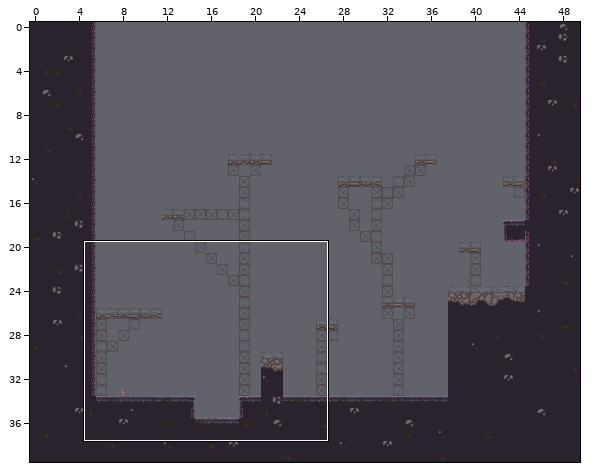
One commit to this Tiled map (JSON): Eudaemon/desktop/out/production/resources/levels/level3.json. The picture above shows the old version from afar; the outline marks the close-up.
Close-up. Before the commit:
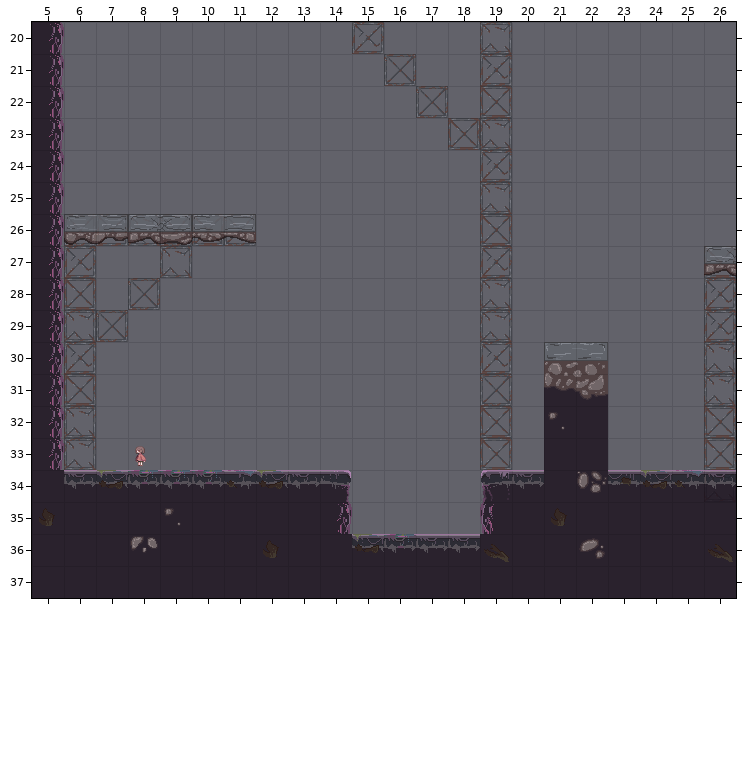
Cells are 32x32 px. Shown: x 5..26, y 20..37. The commit also changed other parts of the map, which this record leaves out.
New version:
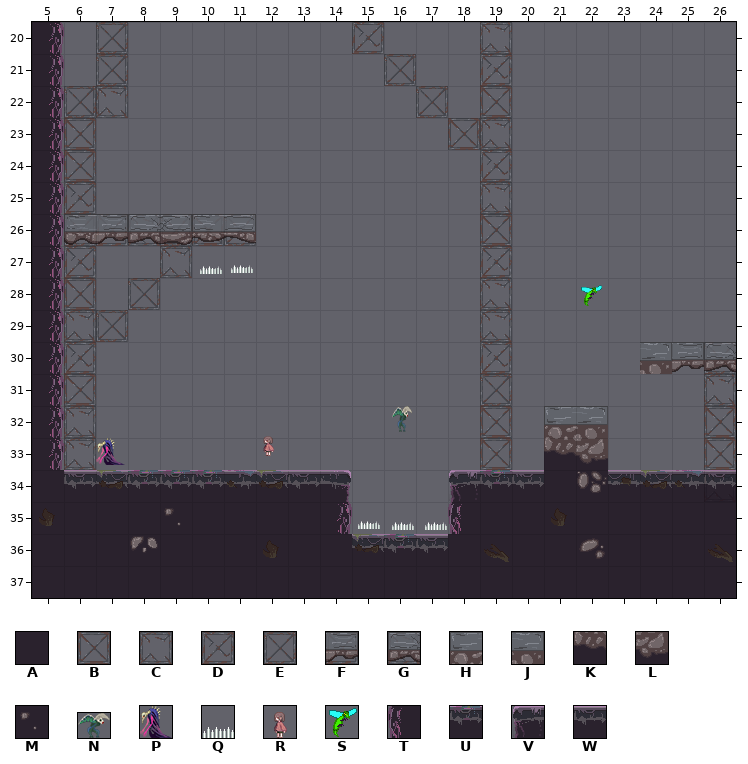
Key: from "Eudaemon Tilleset": A 11 "DeepDirt1x1B", B 19 "Scaffolding1x1A", C 20 "Scaffolding1x1B", D 21 "Scaffolding1x1C", E 22 "Scaffolding1x1D", F 26 "ConcreteNoBottom2x1_2A", G 27 "ConcreteNoBottom2x1_1B", H 31 "ConcreteDirtBottom2x2_1A", J 32 "ConcreteDirtBottom2x2_2A", K 33 "ConcreteDirtBottom2x2_3A", L 34 "ConcreteDirtBottom2x2_4A", M 53 "DeepDirt1x1D", N 80 "flyGuardian", P 83 "goombaTracking", Q 86 "spike", R 87 "momo", S 88 "fly", T 92 "CorruptedLeftA", U 109 "CorruptedTopE", V 118 "CorruptedEndLeftA", W 122 "CorruptedTopA".
_ is an empty cell, . an unchanged one.
Objects are placed by their top-left corner, in cells (3,4 is the top-left corner of cell 3,4); size is 1x1 cell unless given.
See-through tiles are keyed as they look on the map.
Edits made:
--- layer "TileLayerBG"
@@ x 6..7 @@
-20 ._
-21 ._
-22 __
-23 _.
-24 _.
-25 _.
+20 .E
+21 .E
+22 EC
+23 B.
+24 B.
+25 D.
@@ x 26..26 @@
-27 B
-28 D
-29 D
-30 C
+27 _
+28 _
+29 _
+30 E
--- layer "TileLayerFG"
@@ x 26..26 @@
-27 G
+27 _
@@ x 18..26 @@
-30 ...HJ.___
-31 ...KL....
-32 ...MA....
-33 ...AA....
-34 _V.......
-35 _T.......
-36 W........
+30 ...__.JFG
+31 ...__....
+32 ...HJ....
+33 ...KL....
+34 VU.......
+35 TA.......
+36 A........
--- layer "ObjectLayer"
-R "StartingPoint" at 8,33.1 size 0.8x0.7
+R "StartingPoint" at 12,32.8 size 0.8x0.7
+Q "Spike" at 11.2,27.2 size 0.7x0.7
+Q "Spike" at 10.2,27.2 size 0.7x0.7
+S "Fly" at 22.1,28.2 size 0.8x0.7
+N "FlyGuardian" at 16.2,32 size 0.6x0.8
+P "Goomba" at 7,33 size 0.9x0.8
+Q "Spike" at 15.2,35.1 size 0.7x0.7
+Q "Spike" at 17.2,35.2 size 0.7x0.7
+Q "Spike" at 16.2,35.2 size 0.7x0.7
